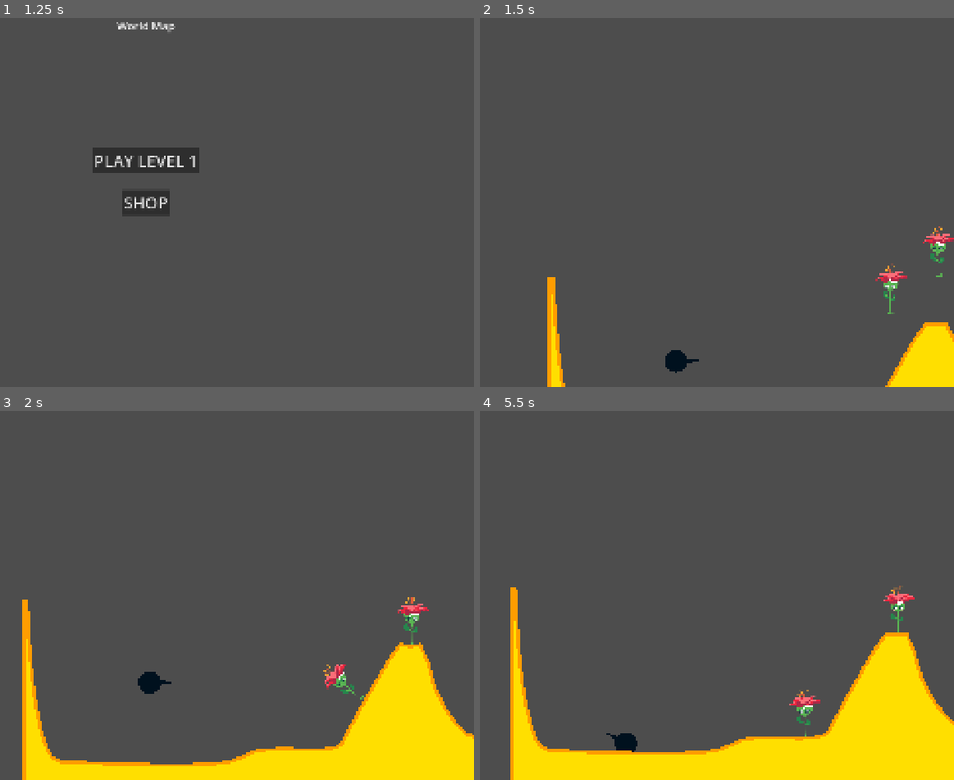
Above: before the commit, frames 1-4 (two rows, left to right).
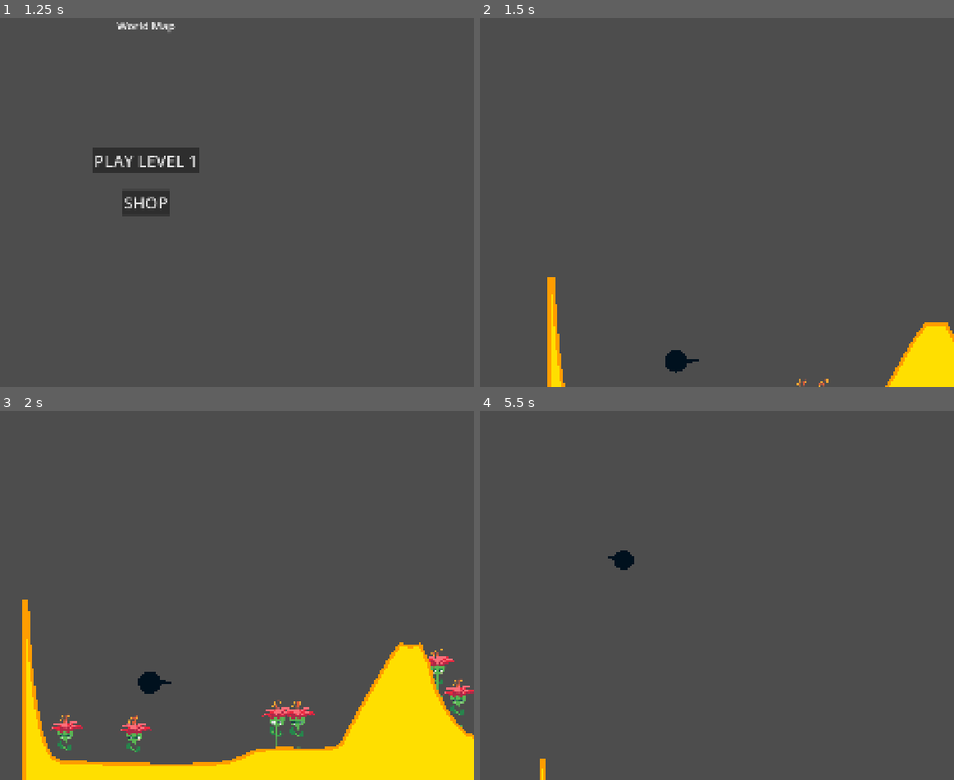
Above: after the commit, the same moments.

Repository: cheesepak/bug-launcher-byogj
Game: Godot game, scene res://main_menu.tscn
The game is run twice, just before and just after one commit, with the same random seed, the same clock (stepped at 60 frames per second) and the same inputs. The engine's default icon, where the game draws it, is replaced by a stand-in: a white triangle on a blue panel in a dark square.
Inputs (mouse positions are in pixels of both pictures, inside the frame that each line leads up to):
- Up to frame 1 (1.25 s): tap Enter at 0.5 s; move the mouse to (289, 184) at 0.52 s; press the mouse at (289, 184) at 0.53 s
- Up to frame 2 (1.5 s): release the mouse at (769, 184) at 1.25 s; click "PLAY LEVEL 1" at 1.25 s
- Up to frame 3 (2 s): no input
- Up to frame 4 (5.5 s): drag from (494, 613) to (892, 621) at 2.02 s; move the mouse to (693, 514) at 2.77 s; press the mouse at (693, 514) at 2.78 s; release the mouse at (693, 514) at 3.5 s; tap Space at 3.5 s; drag from (593, 669) to (792, 720) at 3.52 s; move the mouse to (821, 650) at 4.27 s; press the mouse at (821, 650) at 4.28 s; release the mouse at (821, 650) at 5 s; drag from (outside the picture) to (527, 503) at 5.02 s

Frame 1 is identical in both runs. In frame 2, 0.6% of the frame differs, in the area x 66-100%, y 56-100%; in frame 3, 2.0%; in frame 4, 16%, in the area x 6-100%, y 37-100%.

Commit message:
Flowers spawn randomly on terrain

Diff:
--- a/collidable_component.tscn
+++ b/collidable_component.tscn
@@ -6,6 +6,7 @@
 script = ExtResource("1_nwbqk")
 
 [node name="Compass" type="Polygon2D" parent="." unique_id=305030905]
+visible = false
 position = Vector2(1, 0)
 offset = Vector2(-48, 81)
 polygon = PackedVector2Array(40.5, -88, 70.5, -81, 40.5, -74, 47.5, -81)
--- a/flower.tscn
+++ b/flower.tscn
@@ -21,12 +21,7 @@
 [sub_resource type="CircleShape2D" id="CircleShape2D_nageh"]
 radius = 51.10773
 
-[sub_resource type="RectangleShape2D" id="RectangleShape2D_nageh"]
-size = Vector2(49, 4)
-
-[node name="Flower" type="RigidBody2D" unique_id=442460921]
-collision_layer = 0
-collision_mask = 2
+[node name="Flower" type="Node2D" unique_id=775267365]
 
 [node name="AnimatedSprite2D" type="AnimatedSprite2D" parent="." unique_id=415883195]
 scale = Vector2(0.5, 0.5)
@@ -44,7 +39,3 @@
 rotation = 1.5707964
 scale = Vector2(0.5, 0.5)
 shape = SubResource("CircleShape2D_nageh")
-
-[node name="CollisionShape2D" type="CollisionShape2D" parent="." unique_id=2015874635]
-position = Vector2(1.5, -2)
-shape = SubResource("RectangleShape2D_nageh")
--- a/level.tscn
+++ b/level.tscn
@@ -3,7 +3,6 @@
 [ext_resource type="Script" uid="uid://d7p56mj2n552" path="res://scripts/level.gd" id="1_oi3di"]
 [ext_resource type="PackedScene" uid="uid://who70pqymrxb" path="res://test.tscn" id="1_u52ul"]
 [ext_resource type="Script" uid="uid://b44d4perlvun6" path="res://scripts/terrain.gd" id="1_vonw3"]
-[ext_resource type="PackedScene" uid="uid://86tf08nr3lb1" path="res://flower.tscn" id="4_0b4ue"]
 
 [sub_resource type="PhysicsMaterial" id="PhysicsMaterial_oi3di"]
 friction = 0.59
@@ -81,15 +80,3 @@
 width = 5.0
 default_color = Color(0.9576246, 0.4410881, 0.91832757, 1)
 joint_mode = 2
-
-[node name="Flower" parent="." unique_id=1628514446 instance=ExtResource("4_0b4ue")]
-position = Vector2(1118, 542)
-
-[node name="Flower2" parent="." unique_id=1795517632 instance=ExtResource("4_0b4ue")]
-position = Vector2(1870, 316)
-
-[node name="Flower3" parent="." unique_id=1643337897 instance=ExtResource("4_0b4ue")]
-position = Vector2(978, 652)
-
-[node name="Flower4" parent="." unique_id=1660336167 instance=ExtResource("4_0b4ue")]
-position = Vector2(1618, 722)
--- a/scripts/collidable_component.gd
+++ b/scripts/collidable_component.gd
@@ -13,5 +13,5 @@
 			body.linear_velocity.y -= boost * 150
 			var delta = body.position - global_position
 			body.linear_velocity += delta.normalized() * boost * 50
-			$Compass.rotation = delta.angle()
-			print("delta: ", delta.angle())
+			#$Compass.rotation = delta.angle()
+			#print("delta: ", delta.angle())
--- a/scripts/level.gd
+++ b/scripts/level.gd
@@ -2,6 +2,7 @@
 
 var spawn_coords = Vector2(350,800)
 var Launchable = load("res://launchable.tscn")
+var Flower = load("res://flower.tscn")
 var current_launch
 var done_launches = []
 var current_zoom = 1
@@ -24,6 +25,13 @@
 func _ready():
 	spawn_launchable()
 	$GoalMarker.position.x = goal_dist
+	#spawn collidables
+	var terrain = $Terrain/BaseShape.curve
+	var terrain_length = terrain.get_baked_length()
+	for i in range(100):
+		var flower = Flower.instantiate()
+		flower.position = $Terrain.position + terrain.sample_baked(randf() * terrain_length)
+		add_child(flower)
 
 # Called every frame. 'delta' is the elapsed time since the previous frame.
 func _process(delta):
